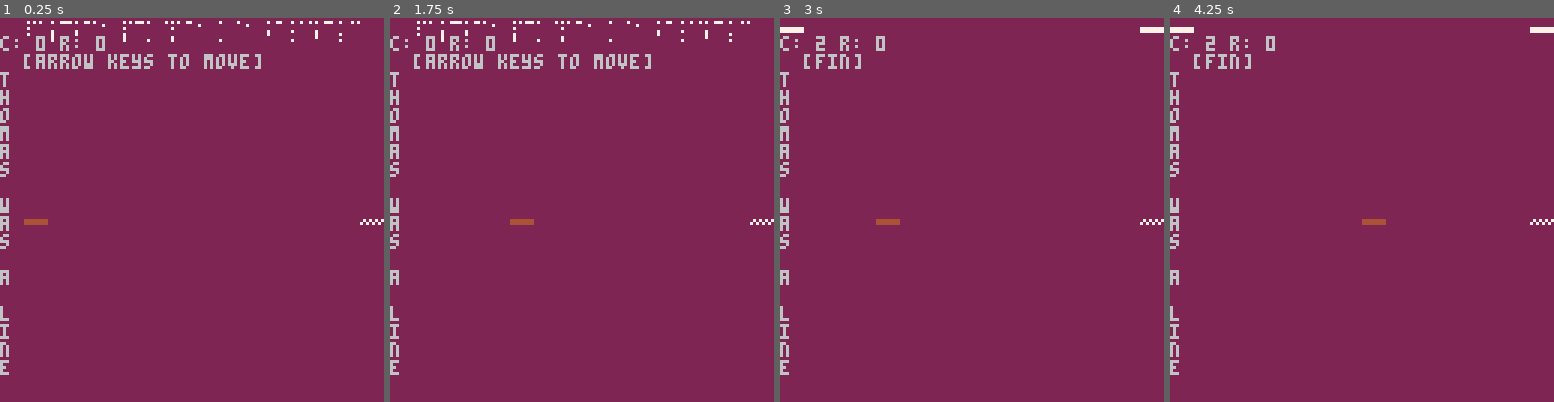
Above: before the commit, frames 1-4 (left to right).
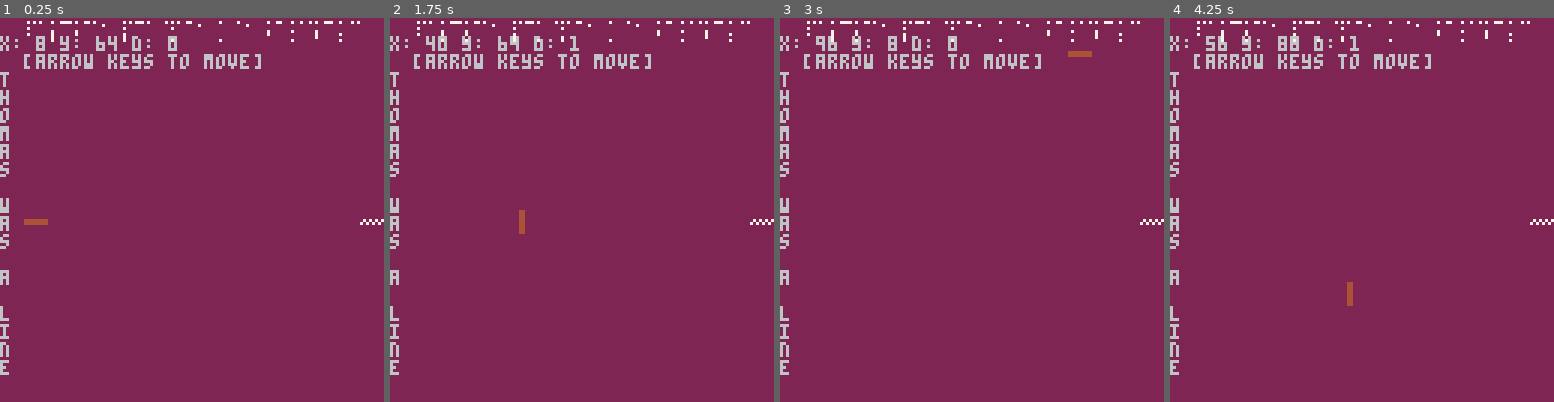
Above: after the commit, the same moments.

Repository: DoctorMikeReddy/Thomas-Was-a-Line
Game: PICO-8 cartridge thomas-was-a-line.p8
Two runs of this game, one before a commit and one after it. Both use one fixed random seed, a clock stepped at 60 frames per second and the inputs below.
Inputs:
- Up to frame 1 (0.25 s): no input
- Up to frame 2 (1.75 s): tap X (X key) at 0.33, 1.07 s; tap O (Z key) at 0.7, 1.7 s; hold Right from 1.6 s (still down)
- Up to frame 3 (3 s): tap X (X key) at 1.85, 2.97 s; release Right at 2.1 s; tap O (Z key) at 2.1, 2.5, 2.9 s; hold Up 2.15-2.42 s; hold Right from 2.47 s (still down)
- Up to frame 4 (4.25 s): release Right at 3.03 s; hold Left 3.08-3.58 s; tap O (Z key) at 3.3, 3.7, 4.1 s; hold Down 3.63-3.97 s; hold Right from 4.02 s (still down); tap X (X key) at 4.08 s

The runs differ from the first frame. In frame 1, 0.3% of the frame differs, in the area x 0-47%, y 4-9%; in frame 2, 0.8%; in frame 3, 2.2%; in frame 4, 2.3%, in the area x 0-100%, y 0-75%.

Commit message:
Two basic screens done

Diff:
--- a/thomas-was-a-line.p8
+++ b/thomas-was-a-line.p8
@@ -5,28 +5,55 @@
 x = 8
 y = 64
 l = 0
-lmsg="null"
+d=0 -- default x direction
+hmsg="null"
+vmsg="thomas was a line"
 end
 
 function _update()
   if (l==0) then
-    lmsg="  [arrow keys to move]"
+    hmsg="  [arrow keys to move]"
+  elseif (l==1) then
+    hmsg="  [press z 🅾️ or x ❎]"
+  elseif (l==2) then
+    hmsg="  sure as x is x?"
+  elseif (l==3) then
+    hmsg="  why oh 'y' 🅾️ why?"
   else
-    lmsg="  [fin]"
+    hmsg="  [fin]"
   end
-  if btn(0) then x=x-8 end
-  if btn(1) then x=x+8 end
---  if btn(2) then y=y-8 end
---  if btn(3) then y=y+8 end
+  if d==0 then
+    if btn(0) then x=x-8 end
+    if btn(1) then x=x+8 end
+  else
+    if btn(2) then y=y-8 end
+    if btn(3) then y=y+8 end
+  end
+  if btn(4) then d=1 end
+  if btn(5) then d=0 end
+
   if (x<8) then x=8 end
   -- level 0 hack for now
-  if (x>=120) then
-    x=8
-    l+=1
-    if l>15 then l=0 end
+  if x>120 then
+    x=120
   end
   if (y<8) then y=8 end
   if (y>=120) then y=120 end
+
+-- level 0 hack
+  if l==0 and x==120 and y==64
+  then
+    l=1
+    x=8
+  end
+  -- level 1 hack
+  if l==1 and x==120 and y==56
+  and d==1
+  then
+    l=2
+    x=8
+  end
+--    if l>15 then l=0 end
 end
 
 function _draw()
@@ -35,18 +62,26 @@
 -- colour scheme
   map((l%8)*16,(flr(l/8)*16),0,0)
   print("")
-  print("c: "..l%8 .." r: "..flr(l/8))
-  print(lmsg)
--- level 0 hack
-  spr(17, 120,64)
+  print("x: "..x.." y: "..y.." d: "..d)
+  -- horiz message, if any
+  print(hmsg)
 
-
-  for i=1,17 do
+-- vert message, if any
+-- make sure it is <16 chars
+  for i=1,#vmsg do
     print(
-      sub("thomas was a line",
+      sub(vmsg,
       i,i))
   end
-  spr(4,x,y)
+
+-- level 0 hack
+  if l==0 then
+    spr(17, 120,64)
+  else
+    spr(18, 120, 56)
+  end
+
+  spr(4+d,x,y)
 end
 
 __gfx__
@@ -99,7 +134,7 @@
 00000000000000000700000007000000000000000000000007000000070000000000000000000000070000000700000007000000000000000000000007000000
 00000000070000000000000007000000000000000700000000000000070000000000000007000000000000000000000007000000000000000700000000000000
 __map__
-00544f4d205741532041204c494e450000535552452041532058204953205900010000000000000000000000000000010100000000000000000000000000000101000000000000000000000000000001010000000000000000000000000000010100000000000000000000000000000101000000000000000000000000000001
+00544f4d205741532041204c494e450000535552452041532059204953205a00010000000000000000000000000000010100000000000000000000000000000101000000000000000000000000000001010000000000000000000000000000010100000000000000000000000000000101000000000000000000000000000001
 0000000000000000000000000000000000000000000000000000000000000000000000000000000000000000000000000000000000000000000000000000000000000000000000000000000000000000000000000000000000000000000000000000000000000000000000000000000000000000000000000000000000000000
 0000000000000000000000000000000000000000000000000000000000000000000000000000000000000000000000000000000000000000000000000000000000000000000000000000000000000000000000000000000000000000000000000000000000000000000000000000000000000000000000000000000000000000
 0000000000000000000000000000000000000000000000000000000000000000000000000000000000000000000000000000000000000000000000000000000000000000000000000000000000000000000000000000000000000000000000000000000000000000000000000000000000000000000000000000000000000000
